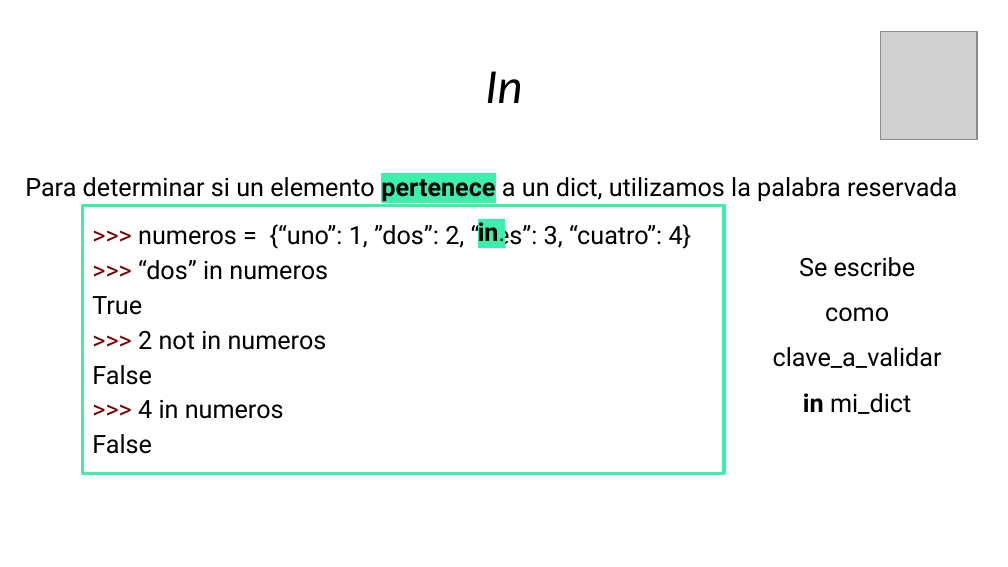
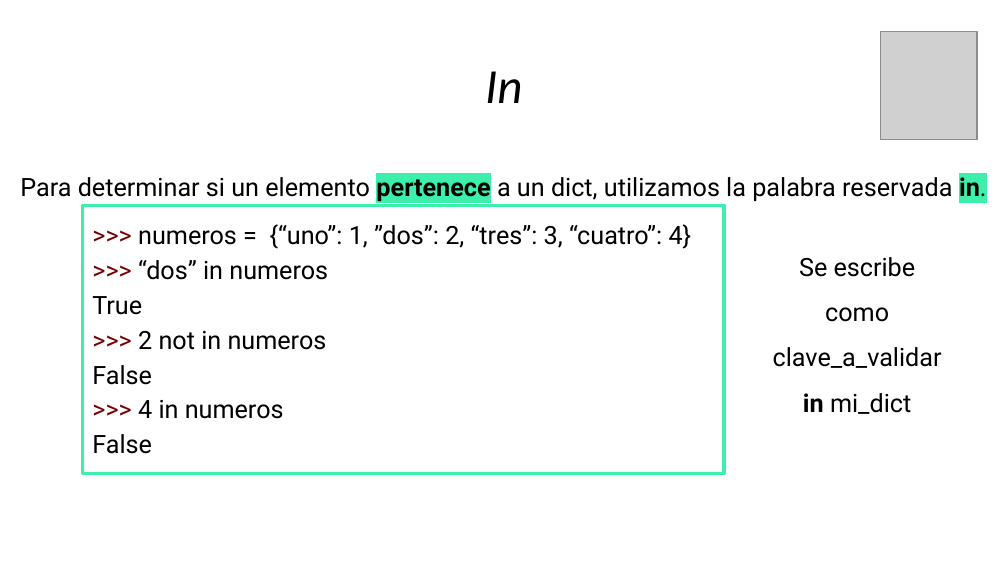
Before and after one commit to RichardLoz/CFP3_Rlozano, a slide deck: slide 53 of 01_Tecnicas_de_Programacion/Clase_17/Clase 6 - Conjuntos y diccionarios.pptx. Drawn at 1008x567 pixels with LibreOffice and Linux fonts; fonts in the diff are those of the drawing; grey boxes stand for pictures. Boxes give left, top, right and bottom in pixels: in the first picture for what was removed or moved away, otherwise in the second. Text is boxed around its words. In the diff, an @@ line names an element or a change of style, - is before the commit and + after.

```diff
--- a/01_Tecnicas_de_Programacion/Clase_17/Clase 6 - Conjuntos y diccionarios.pptx
+++ b/01_Tecnicas_de_Programacion/Clase_17/Clase 6 - Conjuntos y diccionarios.pptx
@@ text "Para determinar si un elemento ..." rewrapped from box(25, 177, 957, 201) to box(20, 177, 986, 201) @@
```
Also in this commit, not shown: 1 other slide changed, 4 other files.
